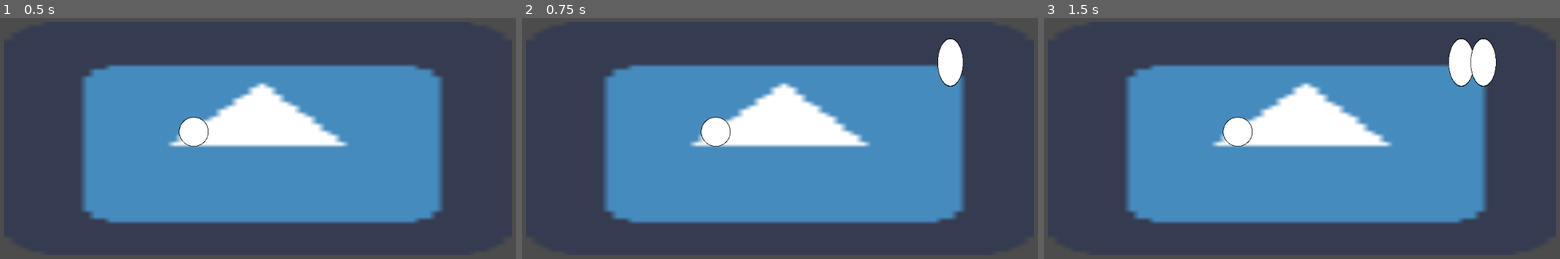
Above: before the commit, frames 1-3 (left to right).
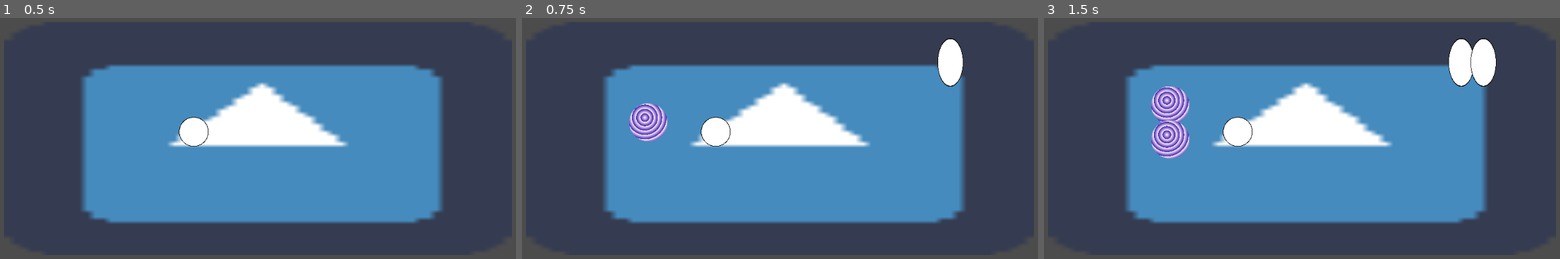
Above: after the commit, the same moments.

Repository: zilber-ran/crashem
Game: Godot game, scene res://Scenes/Main.tscn
Same seed, same stepped clock (60 frames per second), same inputs: the game is played once before the commit and once after it. The engine's default icon, where the game draws it, is replaced by a stand-in: a white triangle on a blue panel in a dark square.
Inputs (mouse positions are in pixels of both pictures, inside the frame that each line leads up to):
- Up to frame 1 (0.5 s): no input
- Up to frame 2 (0.75 s): tap Enter at 0.5 s; move the mouse to (718, 131) at 0.52 s; hold Space (ui_select) from 0.53 s (still down); click (718, 131) at 0.67 s
- Up to frame 3 (1.5 s): move the mouse to (1188, 189) at 1.27 s; release Space (ui_select) at 1.28 s; tap Space (ui_select) at 1.35 s; click (1188, 189) at 1.42 s

Frame 1 is identical in both runs. In frame 2, 0.9% of the frame differs, in the area x 20-29%, y 35-52%; in frame 3, 1.8%, in the area x 20-29%, y 28-59%.

Commit message:
Adding ball factory

Diff:
--- a/Scenes/Ball.tscn
+++ b/Scenes/Ball.tscn
@@ -1,18 +1,20 @@
 [gd_scene load_steps=3 format=2]
+
+[ext_resource path="res://Art/ball.png" type="Texture" id=1]
 
 [sub_resource type="CircleShape2D" id=1]
 radius = 35.7917
 
-[sub_resource type="CurveTexture" id=2]
-
 [node name="Ball" type="Node2D"]
 
 [node name="RigidBody2D" type="RigidBody2D" parent="."]
+collision_layer = 4
+collision_mask = 7
 gravity_scale = 0.0
 
+[node name="Sprite" type="Sprite" parent="RigidBody2D"]
+scale = Vector2( 0.15, 0.15 )
+texture = ExtResource( 1 )
+
 [node name="CollisionShape2D" type="CollisionShape2D" parent="RigidBody2D"]
-position = Vector2( 56.6964, -210.407 )
 shape = SubResource( 1 )
-
-[node name="Sprite" type="Sprite" parent="RigidBody2D"]
-texture = SubResource( 2 )
--- /dev/null
+++ b/Scenes/BallFactory.gd
@@ -0,0 +1,19 @@
+extends SpawnFactory
+
+
+# Declare member variables here. Examples:
+# var a = 2
+# var b = "text"
+func _ready():
+	load_scene("Ball")
+
+
+
+func _input(event):
+	if event.is_action_pressed("ui_select"):
+		print("space pressed")
+		spawn()
+
+# Called every frame. 'delta' is the elapsed time since the previous frame.
+#func _process(delta):
+#	pass
--- a/Scenes/Main.tscn
+++ b/Scenes/Main.tscn
@@ -1,9 +1,10 @@
-[gd_scene load_steps=5 format=2]
+[gd_scene load_steps=6 format=2]
 
 [ext_resource path="res://Scenes/Enemy_Factory.tscn" type="PackedScene" id=1]
 [ext_resource path="res://Scenes/Player.tscn" type="PackedScene" id=2]
 [ext_resource path="res://Scenes/Board.tscn" type="PackedScene" id=3]
 [ext_resource path="res://Scenes/Main.gd" type="Script" id=4]
+[ext_resource path="res://Scenes/BallFactory.gd" type="Script" id=5]
 
 [node name="Main" type="Node2D"]
 script = ExtResource( 4 )
@@ -15,5 +16,9 @@
 [node name="Player" parent="." instance=ExtResource( 2 )]
 position = Vector2( 397.201, 219.275 )
 
-[node name="Enemy_Factory" parent="." instance=ExtResource( 1 )]
+[node name="EnemyFactory" parent="." instance=ExtResource( 1 )]
 position = Vector2( 842.284, 88.0994 )
+
+[node name="BallFactory" type="Node2D" parent="."]
+position = Vector2( 269.051, 201.343 )
+script = ExtResource( 5 )
--- a/Scenes/Player.tscn
+++ b/Scenes/Player.tscn
@@ -15,7 +15,7 @@
 
 [node name="Player RB2D" type="RigidBody2D" parent="."]
 collision_layer = 2
-collision_mask = 2
+collision_mask = 5
 physics_material_override = SubResource( 1 )
 gravity_scale = 0.0
 script = ExtResource( 3 )
--- a/docs/new_textfile.tres
+++ /dev/null
@@ -1,34 +0,0 @@
--===========-
-Game Features
--===========-
-==
-Game Cycle Mechanics
-==
-- SinkHole
-- CrawlHole
-- NightMode
-- Bosses
-
-==
-Release(s) BackLog
-==
-- BasicBoard (Shape and design)
-- Enemy Types
-- Perks (Topic)!!!!!!!!
-- Tower
-- GameDifficulties
-
-
-==
-Minimal Release
-==
-()[R] Tower
-(/)[R] BasicBoard
-()[M] BasicEnemy
-()[M] BasicPlayer
-()[R] ExtraBalls-Perk
-()[M] EscalatingDifficulty
-()[R] BasicUI
-()[R] BasicMenues
-()[M] Sounds
-()[R] Release
Binary file added: Art/ball.png
Not shown, added: Art/ball.png.import
Not shown: 1 places in Scenes/Player.tscn that only renumber resources
Not shown, added: Art/ball.xcf
Not shown, removed: docs/story
